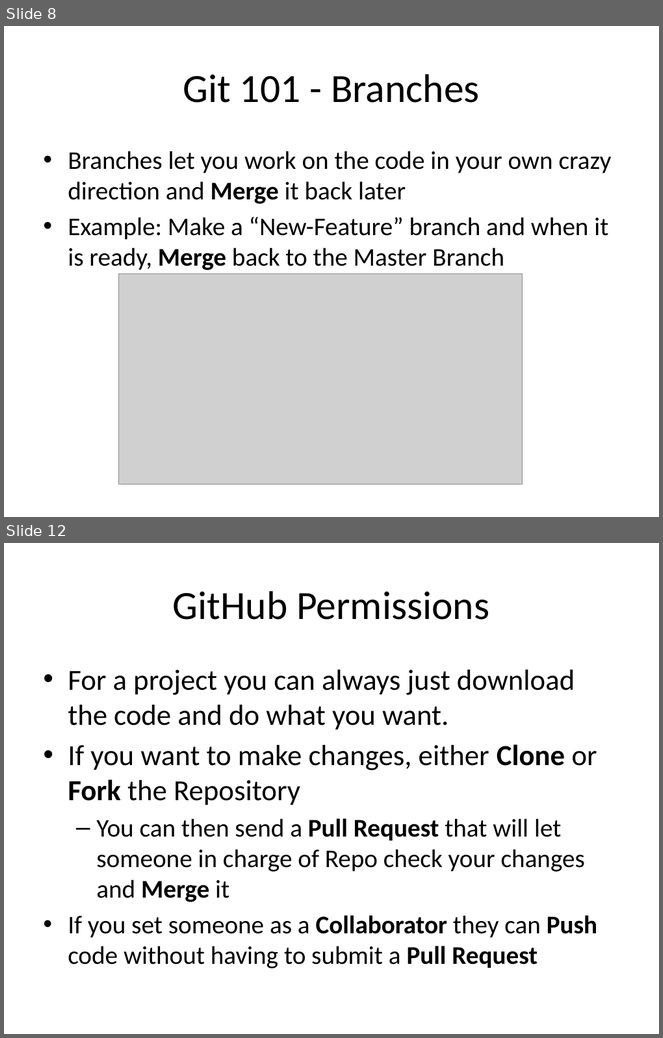
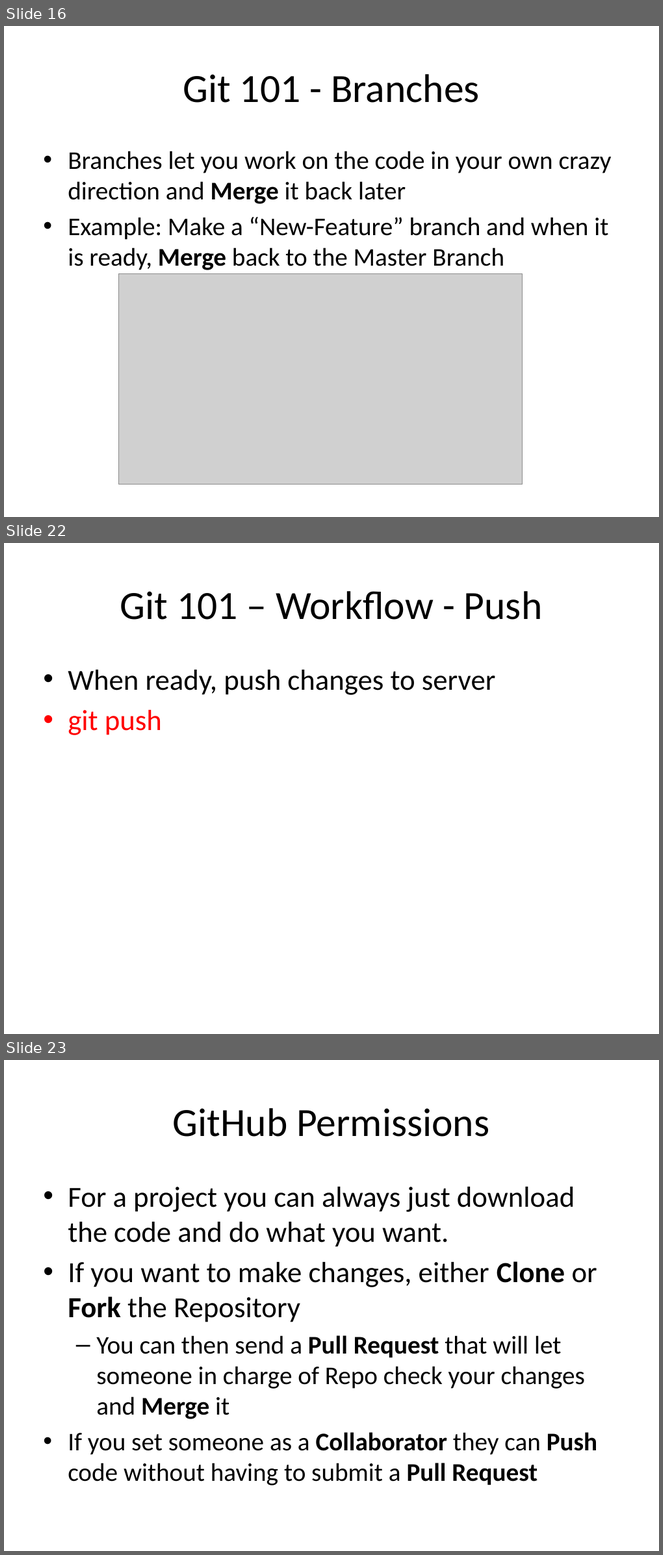
Before and after one commit to sjfricke/IEEE-Mini-Projects-UW-Madison, a slide deck: Tutorial/PowerPoint Versions/Git and using GitHub.pptx. Shown one above the other, each under a label of ours: slides 8 and 12 before the commit, slides 16, 22 and 23 after it; the slides between them are not shown. The pictures are 663x1038 and 663x1555 pixels, drawn with LibreOffice and Linux fonts; fonts in the diff are those of the drawing; grey boxes stand for pictures. Boxes give left, top, right and bottom in pixels: in the first picture for what was removed or moved away, otherwise in the second. Text is boxed around its words. In the diff, an @@ line names an element or a change of style, - is before the commit and + after.

```diff
--- a/Tutorial/PowerPoint Versions/Git and using GitHub.pptx
+++ b/Tutorial/PowerPoint Versions/Git and using GitHub.pptx
@@ slide 22 added at (4, 543, 659, 1034), background #FFFFFF @@
@@ title added at (120, 591, 543, 620), 44 pt, text #000000 @@
+Git 101 – Workflow - Push
@@ text added at (68, 670, 496, 735), 32 pt, text #000000 @@
+• When ready, push changes to server
+• git push
@@ what was slide 8 is now slide 16 @@
@@ what was slide 12 is now slide 23 @@
```
Also in this commit, not shown: 6 slides changed, 15 other slides added, 2 other files.
